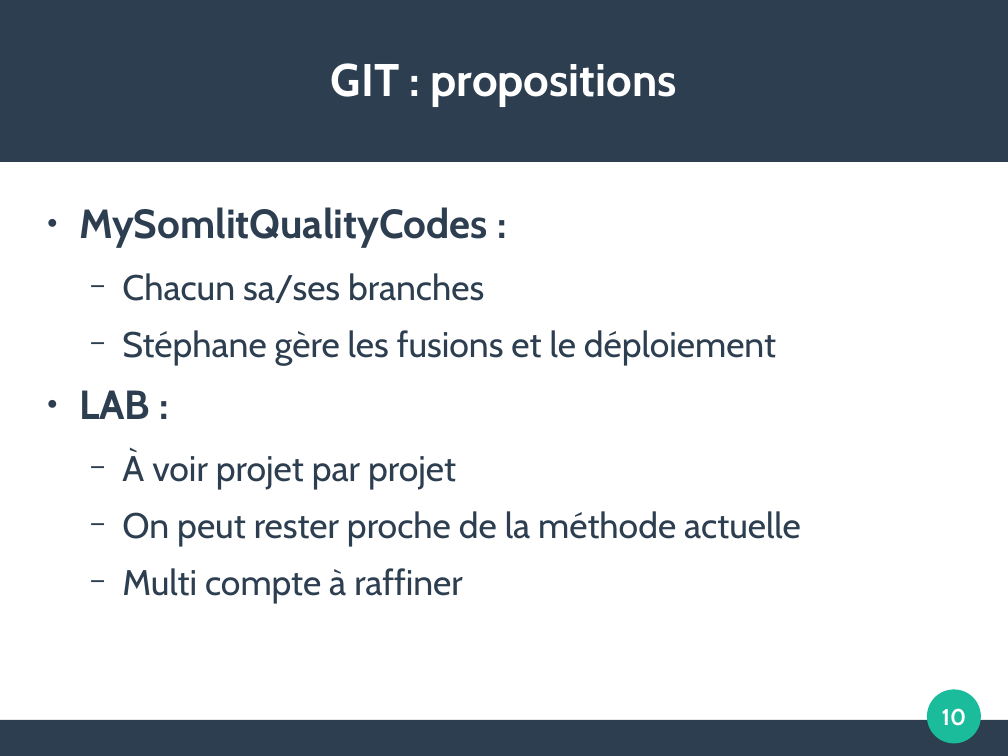
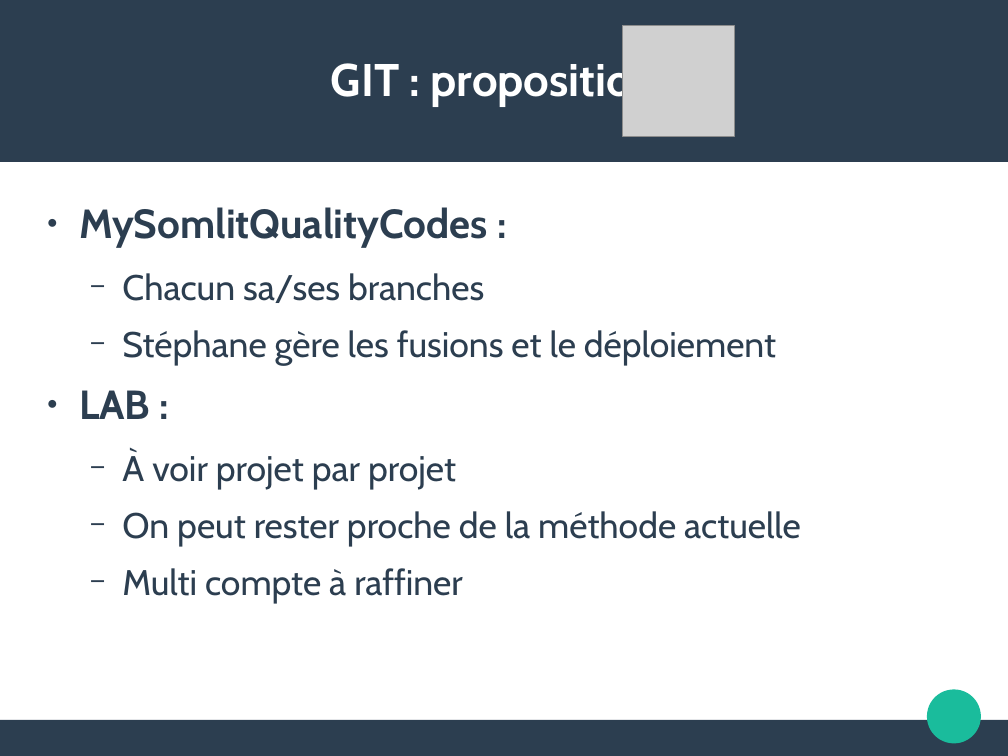
Before and after one commit to FAbOnGitHub/IntroductionGitLab, a slide deck: slide 10 of 20181008_initiation_GitLab_FM.odp. Drawn at 1008x756 pixels with LibreOffice and Linux fonts; fonts in the diff are those of the drawing; grey boxes stand for pictures; background and template pictures are left out. Boxes give left, top, right and bottom in pixels: in the first picture for what was removed or moved away, otherwise in the second. Text is boxed around its words. In the diff, an @@ line names an element or a change of style, - is before the commit and + after.

```diff
--- a/20181008_initiation_GitLab_FM.odp
+++ b/20181008_initiation_GitLab_FM.odp
@@ picture added at box(623, 26, 735, 137) @@
@@ page number removed at box(942, 708, 967, 726) @@
-10
```
Also in this commit, not shown: 10 other slides changed, 3 slides added, 2 slides removed, 1 other file.
